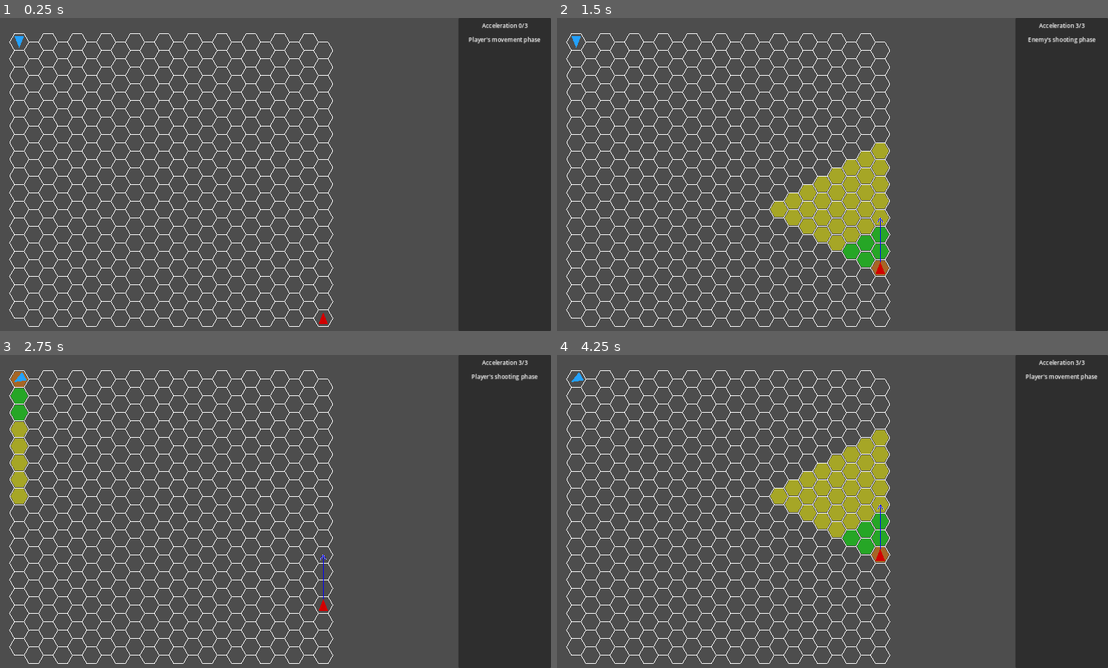
Above: before the commit, frames 1-4 (two rows, left to right).
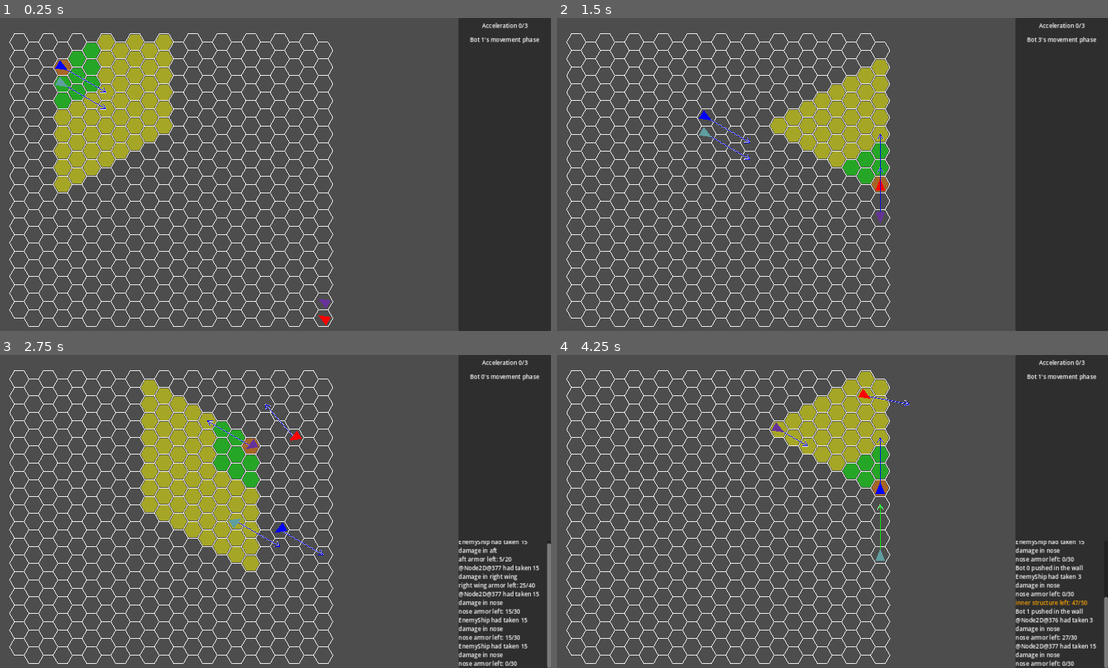
Above: after the commit, the same moments.

Repository: Idandot/Space-Arena
Game: Godot game, scene res://Scenes/Arena.tscn
Two runs of this game, one before a commit and one after it. Both use one fixed random seed, a clock stepped at 60 frames per second and the inputs below.
Inputs:
- Up to frame 1 (0.25 s): no input
- Up to frame 2 (1.5 s): tap Enter (end_phase) at 0.5, 0.6, 1.35 s; hold Right (turn_right) 0.53-1.28 s; hold Down (brake) from 1.28 s (still down)
- Up to frame 3 (2.75 s): release Down (brake) at 2.03 s; hold Right (turn_right) from 2.03 s (still down); tap Space (fire) at 2.1 s; tap Enter (end_phase) at 2.3 s
- Up to frame 4 (4.25 s): release Right (turn_right) at 2.78 s; hold Up (accelerate) 2.78-3.53 s; tap Enter (end_phase) at 2.85, 3.6 s; hold Left (turn_left) from 3.53 s (still down)

The runs differ from the first frame. In frame 1, 6.9% of the frame differs, in the area x 2-99%, y 5-99%; in frame 2, 7.8%; in frame 3, 11%, in the area x 1-100%, y 1-100%; in frame 4, 8.7%.

Commit message:
Spawn Generalization + Victory
Теперь сколько угодно корабликов, а так же можно победить

Далее: ИИ, структура корабля

Diff:
--- a/Scenes/EnemyShip.tscn
+++ b/Scenes/EnemyShip.tscn
@@ -1,9 +1,9 @@
 [gd_scene load_steps=2 format=3 uid="uid://jn4sb6r7uk4e"]
 
-[ext_resource type="Script" path="res://Scripts/EnemyShip.gd" id="1_v3ga3"]
+[ext_resource type="Script" path="res://Scripts/BotShip.gd" id="1_p6p38"]
 
 [node name="EnemyShip" type="Node2D"]
-script = ExtResource("1_v3ga3")
+script = ExtResource("1_p6p38")
 name_in_game = "Enemy"
 shipColor = Color(0.823529, 0, 0, 1)
 initial_direction = "up"
--- a/Scripts/EnemyShip.gd
+++ b/Scripts/BotShip.gd
@@ -1,35 +1,28 @@
 extends Ship
 
-var player: Node2D
 
 @export_group("Visuals")
 @export_group("Movement")
 @export_group("Weapons")
 
+var delay = 0.01
+
 func _ready():
-	ships_array = Root.ships_array
-	points = [Vector2(-shipLength/2.0, shipWidth/2.0),
-	Vector2(-shipLength/2.0, -shipWidth/2.0),
-	Vector2(shipLength/2.0, 0)]
-	area.rotation = deg_to_rad(Utils.convert_direction(initial_direction, "name", "angle"))
-	dir = Utils.convert_direction(initial_direction,"name", "index")
-	initial_dir = dir
-	colPoly.polygon = points
-	poly.polygon = points
-	poly.color = shipColor
-	MaxAcceleration = 3
+	name_in_game = "Bot " + str(ship_id)
 
 func take_turn():
+	ships_array = ShipsManager.get_alive()
 	update_acceleration(MaxAcceleration)
 	var best_dir = 0
 	var best_dist = INF
 	var safe_velocity = 4
 
+	var target = find_target(ships_array)
 
 	for dir_index in range(6):
 		var dir_vec = Utils.convert_direction(dir_index, "index", "vector")
 		var test_pos = axial_position + dir_vec
-		var dist = Utils.axial_distance(player.axial_position - test_pos)
+		var dist = Utils.axial_distance(target.axial_position - test_pos)
 		if dist < best_dist:
 			best_dist = dist
 			best_dir = dir_index
@@ -41,12 +34,12 @@
 			accelerate()
 		else:
 			update_acceleration(-1)
-		await get_tree().create_timer(0.2).timeout
+		await get_tree().create_timer(delay).timeout
 
 
 	await get_tree().process_frame
 	await start_shooting_phase()
-	await get_tree().create_timer(0.2).timeout
+	await get_tree().create_timer(delay).timeout
 	fire()
 
 	end_turn()
--- a/Scripts/Control.gd
+++ b/Scripts/Control.gd
@@ -14,3 +14,4 @@
 	$"Battle Log".push_color(colors[color_name])
 	$"Battle Log".add_text(msg + "\n")
 	$"Battle Log".pop()
+	print(msg)
--- a/Scripts/Managers/HighlightManager.gd
+++ b/Scripts/Managers/HighlightManager.gd
@@ -6,9 +6,11 @@
 @export var super_penalty_color = Color(1, 0.5, 0, 0.5)
 @export var red = Color(1, 0.5, 0, 0.5)
 
+
 @onready var Root = get_parent().get_parent()
 @onready var HexGrid = Root.find_child("HexGrid")
 @onready var Ships = Root.find_child("Ships")
+@onready var ships = ShipsManager.ships
 
 func clear_highlight():
 	for hex in HexGrid.get_children():
@@ -41,5 +43,5 @@
 		return effective_color
 
 func _ready():
-	for ship in Root.ships_array:
+	for ship in ships:
 		ship.connect("request_highlight", self.highlight_shooting_range)
--- /dev/null
+++ b/Scripts/Managers/ShipsManager.gd
@@ -0,0 +1,23 @@
+extends Node
+
+var ships: Array = []
+
+func register(ship):
+	if ship in ships:
+		print("ship is already registered")
+		return
+	ships.append(ship)
+
+func unregister(ship):
+	if ship not in ships:
+		print("ship is not registered")
+		return
+	ships.erase(ship)
+	clean_dead()
+
+func clean_dead():
+
+	ships = ships.filter(func(s): return is_instance_valid(s))
+
+func get_alive() -> Array:
+	return ships.filter(func(s): return is_instance_valid(s))
--- a/Scripts/Managers/TurnManager.gd
+++ b/Scripts/Managers/TurnManager.gd
@@ -1,22 +1,45 @@
 extends Node2D
 
-var ships := []
 var current_index := 0
 @onready var Root = get_parent().get_parent()
+@onready var BEM = BattleEventManager
+@onready var ships = ShipsManager.ships
 
-func start_game(ships_list: Array):
-	ships = ships_list
+func start_game():
 	current_index = 0
 	start_turn()
 
 func start_turn():
 	await get_tree().process_frame
-	var ship = ships[current_index]
+	var ship = ShipsManager.ships[current_index]
+
+	if !is_instance_valid(ship):
+		_on_ship_turn_finished()
+		return
+
 	if !ship.is_connected("turn_ended", Callable(self, "_on_ship_turn_finished")):
 		ship.connect("turn_ended", Callable(self, "_on_ship_turn_finished"), CONNECT_ONE_SHOT)
+	if !ship.is_connected("destroyed", Callable(self, "_on_ship_destroyed")):
+		ship.connect("destroyed", Callable(self, "_on_ship_destroyed"), CONNECT_ONE_SHOT)
 	ship.take_turn()
 	Root.turn_label.text = ship.name_in_game + "'s movement phase"
 
 func _on_ship_turn_finished():
-	current_index = (current_index + 1) % ships.size()
+	current_index = (current_index + 1) % ShipsManager.ships.size()
 	start_turn()
+
+func _on_ship_destroyed(destroyed_ship):
+	ShipsManager.unregister(destroyed_ship)
+
+	#Victory check
+	var first_team = ShipsManager.ships[0].team_id
+
+	for ship in ShipsManager.ships:
+		if !is_instance_valid(ship):
+			continue
+		if ship.team_id != first_team:
+			return
+
+	BEM.battle_log(["team ", first_team, " has won"], "Critical")
+	for ship in ShipsManager.get_alive():
+		ship.Destroy(false)
--- a/Scripts/PlayerShip.gd
+++ b/Scripts/PlayerShip.gd
@@ -11,15 +11,7 @@
 
 func _ready():
 	is_player = true
-	ships_array = Root.ships_array
 	acceleration_label = Root.acceleration_label
-	points = [Vector2(-shipLength/2.0, shipWidth/2.0), Vector2(-shipLength/2.0, -shipWidth/2.0), Vector2(shipLength/2.0, 0)]
-	area.rotation = deg_to_rad(Utils.convert_direction(initial_direction,"name", "angle"))
-	dir = Utils.convert_direction(initial_direction,"name", "index")
-	initial_dir = dir
-	colPoly.polygon = points
-	poly.polygon = points
-	poly.color = shipColor
 	name_in_game = "Player"
 
 func _process(_delta):
--- a/Scripts/Root.gd
+++ b/Scripts/Root.gd
@@ -17,31 +17,68 @@
 @export var debug_mode = {
 	"ship_position": false,
 	"ship_rotation": false,
+	"ship_init": true
 }
 
 var player_ship: Node2D
 var enemy_ship: Node2D
-var ships_array: Array
+
+@export var starting_config = [
+	[
+		{
+			"control": "bot",
+			"spawnpointOf": Vector2i(0,0),
+			"initial_facing": "rightdown",
+			"max_acceleration": 3,
+			"color": Color.BLUE
+		},
+		{
+			"control": "bot",
+			"spawnpointOf": Vector2i(0,1),
+			"initial_facing": "rightdown",
+			"max_acceleration": 3,
+			"color": Color.CADET_BLUE
+		}
+	],
+	[
+		{
+			"control": "bot",
+			"spawnpointOf": Vector2i(21,16),
+			"initial_facing": "leftup",
+			"max_acceleration": 3,
+			"color": Color.RED
+		},
+		{
+			"control": "bot",
+			"spawnpointOf": Vector2i(21,15),
+			"initial_facing": "leftup",
+			"max_acceleration": 3,
+			"color": Color.REBECCA_PURPLE
+		}
+	]
+]
 
 
 func _on_hex_grid_grid_created():
-	#Создаем корабль игрока
-	player_ship = player_ship_scene.instantiate()
-	ships.add_child(player_ship)
-	player_ship.position = Utils.axial_to_world(Vector2i(0,0), false)
-	player_ship.axial_position = Vector2i(0,0)
-	player_ship.hex_grid = hex_grid
-	player_ship.self_id = 0
-	ships_array.append(player_ship)
-	#Создаем корабль противника
-	enemy_ship = enemy_ship_scene.instantiate()
-	ships.add_child(enemy_ship)
-	enemy_ship.position = Utils.axial_to_world(Utils.offset_to_axial(Vector2i(hex_grid.gridSizeOX-1, hex_grid.gridSizeOY-1)), false)
-	enemy_ship.axial_position = Utils.offset_to_axial(Vector2i(hex_grid.gridSizeOX-1, hex_grid.gridSizeOY-1))
-	enemy_ship.hex_grid = hex_grid
-	enemy_ship.self_id = 1
-	enemy_ship.player = player_ship
-	enemy_ship.name_in_game = "Enemy"
-	ships_array.append(enemy_ship)
+	var team_id = 0
+	var ship_id = 0
 
-	turn_manager.start_game(ships_array)
+	for team_data in starting_config:
+		for teammate in team_data:
+			var scene: PackedScene = null
+			if teammate.control == "bot":
+				scene = enemy_ship_scene
+			else:
+				scene = player_ship_scene
+
+			var ship = scene.instantiate()
+			ships.add_child(ship)
+			ship.team_id = team_id
+			ship.ship_id = ship_id
+			ship.call_deferred("init_from_data", teammate)
+			ShipsManager.register(ship)
+			ship_id += 1
+		team_id += 1
+
+	print("ships spawned: ", ShipsManager.ships.size())
+	turn_manager.start_game()
--- a/Scripts/Ship.gd
+++ b/Scripts/Ship.gd
@@ -44,8 +44,10 @@
 
 var dir: int = 0
 var initial_dir = 0
-var hex_grid: Node2D
-var self_id
+
+var ship_id
+var team_id
+
 var mass = 100
 var is_player = false
 var Utils = SpaceArenaUtilities
@@ -56,10 +58,58 @@
 @onready var area = $Area2D
 @onready var Ships = get_parent()
 @onready var Root = get_parent().get_parent()
+@onready var hex_grid = Root.find_child("HexGrid", false)
 var ships_array: Array
 
 signal turn_ended
 signal request_highlight(ship)
+signal destroyed(ship)
+
+func init_from_data(data):
+	if !data.has("spawnpointOf"):
+		BEM.battle_log(["ERROR: no spawnpoint in ", data], "Critical")
+		print("ERROR: no spawnpoint in ", data)
+		return
+	axial_position = Utils.offset_to_axial(data.spawnpointOf)
+	self.position = Utils.axial_to_world(axial_position)
+
+	if !data.has("initial_facing"):
+		BEM.battle_log(["ERROR: no initial facing in ", data], "Critical")
+		print("ERROR: no initial facing in ", data)
+		return
+	if area == null:
+		BEM.battle_log(["ERROR: no area2D found ", data], "Critical")
+		print("ERROR: no area2D found ", data)
+		return
+	dir = Utils.convert_direction(data.initial_facing, "name" , "index")
+	update_rotation()
+	initial_dir = dir
+
+	if !data.has("max_acceleration"):
+		BEM.battle_log(["ERROR: no max acceleration in ", data], "Critical")
+		print("ERROR: no max acceleration in ", data)
+		return
+	MaxAcceleration = data.max_acceleration
+
+	if !data.has("color"):
+		BEM.battle_log(["ERROR: no color in ", data], "Critical")
+		print("ERROR: no color in ", data)
+		return
+	shipColor = data.color
+	poly.color = shipColor
+
+	ships_array = ShipsManager.ships
+
+	#отрисовка
+	points = [Vector2(-shipLength/2.0, shipWidth/2.0),
+	Vector2(-shipLength/2.0, -shipWidth/2.0),
+	Vector2(shipLength/2.0, 0)]
+	colPoly.polygon = points
+	poly.polygon = points
+
+	if Root.debug_mode.ship_init == true:
+		print("ship ", name_in_game, "created")
+
 
 func take_turn():
 	pass
@@ -99,6 +149,7 @@
 		print("FUTURE INDICATION: ","Insufficient Acceleration Capacity")
 
 func start_shooting_phase():
+	ships_array = ShipsManager.get_alive()
 	PreviousVelocity = ResultVelocity
 	await update_ship_position()
 	NewVelocity = Vector2i.ZERO
@@ -229,7 +280,12 @@
 		structure["inner structure"], "/",
 		starting_structure["inner structure"]], "Warning")
 
-func Destroy():
+func Destroy(emit_signal:= true):
+	if emit_signal:
+		emit_signal("destroyed", self)
+
+
+	queue_free()
 	pass
 
 func update_velocity(additional_velocity: Vector2i, reset_new:= false, reset_prev:=false):
@@ -243,7 +299,13 @@
 
 func find_target(targets):
 	for ship in targets:
-		if ship.name_in_game != self.name_in_game:
+		if !is_instance_valid(ship):
+			BEM.battle_log(["ERROR: target isn't valid"], "Critical")
+			return null
+		if ship.is_queued_for_deletion():
+			BEM.battle_log(["ERROR: target is queued for deletion"], "Critical")
+			return null
+		if ship.team_id != self.team_id:
 			return ship
 	BEM.battle_log(["ERROR: no valid targets"], "Critical")
 	return null
--- a/Scripts/Utils.gd
+++ b/Scripts/Utils.gd
@@ -64,7 +64,7 @@
 	var oy = r + floor((q - (q & 1)) / 2.0)
 	return Vector2i(ox, oy)
 
-static func axial_to_world(axial_vector: Vector2i, relative: bool) -> Vector2:
+static func axial_to_world(axial_vector: Vector2i, relative:= false) -> Vector2:
 	var q = axial_vector.x
 	var r = axial_vector.y
 	var x =  HEX_SIDE_SIZE * 1.5 * q
--- a/project.godot
+++ b/project.godot
@@ -18,6 +18,7 @@
 [autoload]
 
 BattleEventManager="*res://Scripts/Managers/BattleEventManager.gd"
+ShipsManager="*res://Scripts/Managers/ShipsManager.gd"
 
 [display]
 
